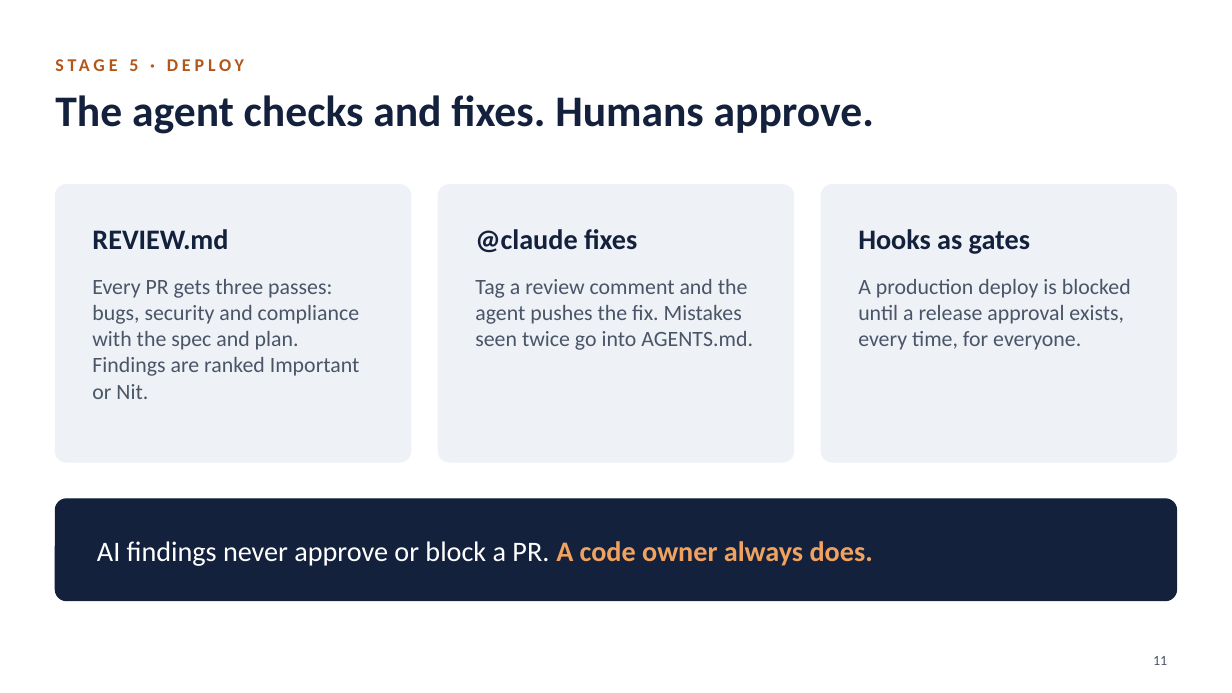
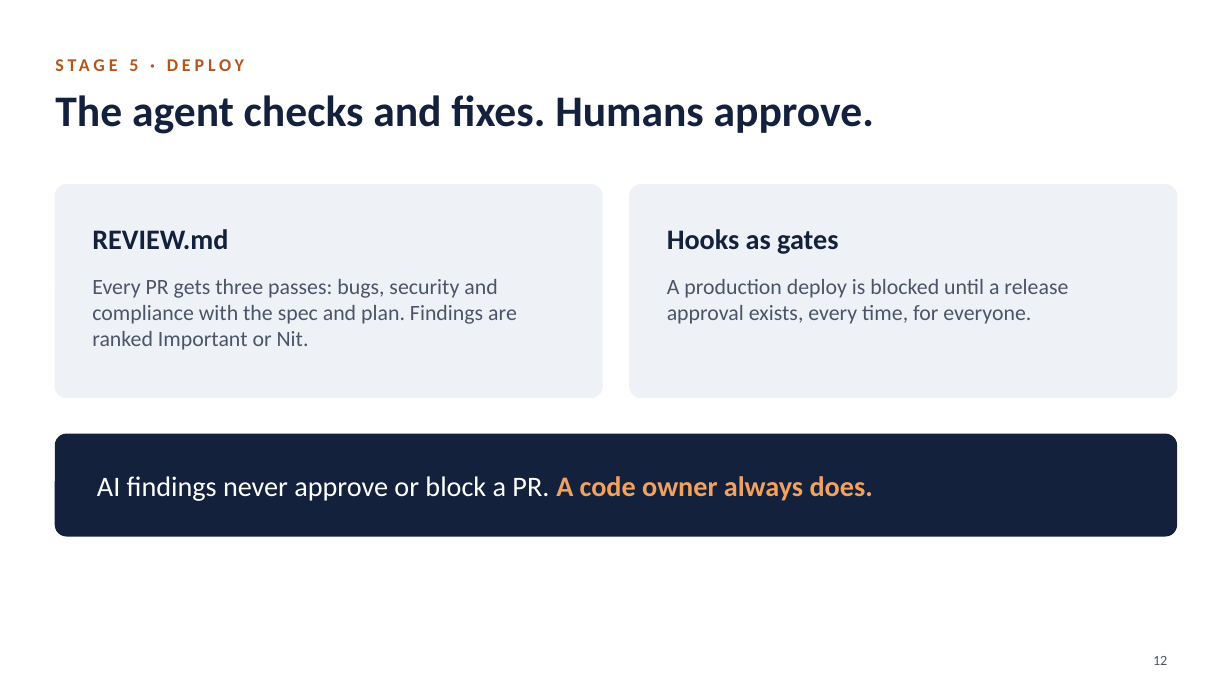
Before and after one commit to coderdark/AI-Native-SDLC, a slide deck: slide 12 of AI-Native-SDLC.pptx (slide 11 before the commit). Drawn at 1232x693 pixels with LibreOffice and Linux fonts; fonts in the diff are those of the drawing. Boxes give left, top, right and bottom in pixels: in the first picture for what was removed or moved away, otherwise in the second. Text is boxed around its words. In the diff, an @@ line names an element or a change of style, - is before the commit and + after.

```diff
--- a/AI-Native-SDLC.pptx
+++ b/AI-Native-SDLC.pptx
@@ rounded rectangle resized from (x1=55, y1=185, x2=410, y2=462) to (x1=55, y1=185, x2=603, y2=397) @@
@@ rounded rectangle at (x1=55, y1=185, x2=603, y2=397): proportions changed @@
@@ rounded rectangle at (x1=630, y1=185, x2=1177, y2=397): proportions changed @@
@@ rounded rectangle resized from (x1=438, y1=185, x2=793, y2=462) to (x1=630, y1=185, x2=1177, y2=397) @@
@@ rounded rectangle removed at (x1=822, y1=185, x2=1177, y2=462) @@
@@ text removed at (x1=475, y1=229, x2=637, y2=253) @@
-@claude fixes
@@ text "Hooks as gates" moved from (x1=858, y1=229, x2=1030, y2=254) to (x1=667, y1=229, x2=838, y2=254) @@
@@ text "Every PR gets three passes: ..." rewrapped from (x1=92, y1=279, x2=360, y2=399) to (x1=92, y1=279, x2=517, y2=350) @@
@@ text removed at (x1=475, y1=279, x2=753, y2=350) @@
-Tag a review comment and the agent pushes the fix. Mistakes seen twice go into AGENTS.md.
@@ text "A production deploy is blocked ..." rewrapped from (x1=858, y1=279, x2=1131, y2=350) to (x1=667, y1=279, x2=1068, y2=324) @@
@@ rounded rectangle moved from (x1=55, y1=499, x2=1177, y2=601) to (x1=55, y1=434, x2=1177, y2=536) @@
@@ text "AI findings never approve or ..." moved from (x1=97, y1=541, x2=873, y2=566) to (x1=97, y1=476, x2=873, y2=501) @@
@@ page number at (x1=1153, y1=656, x2=1167, y2=665): text changed @@
-11
+12
```
Also in this commit, not shown: 3 other slides changed, 2 slides added, 1 slide removed.
